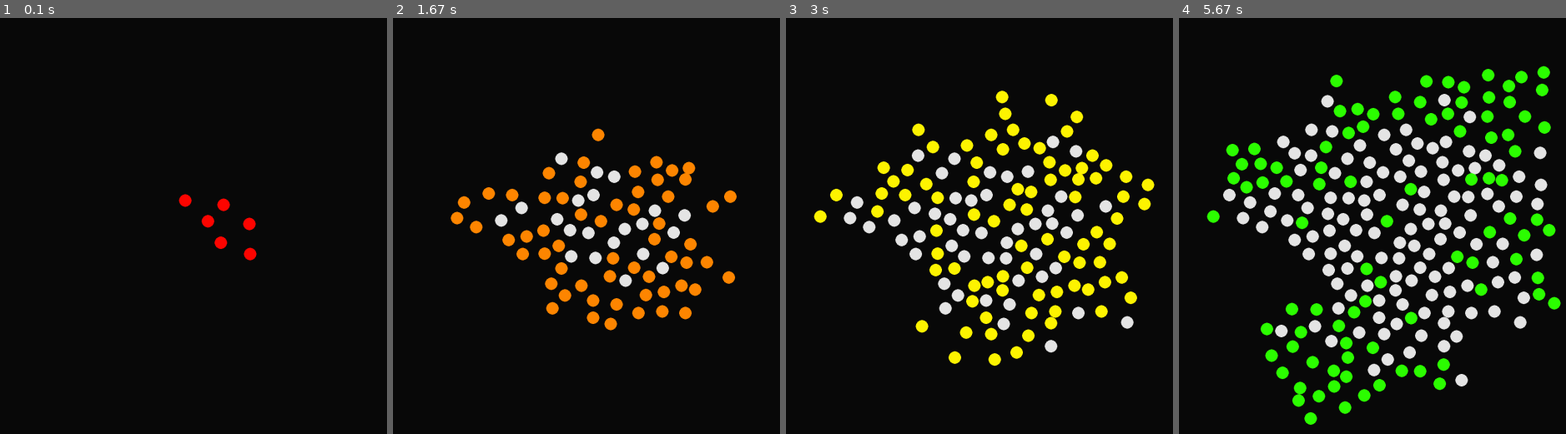
Above: before the commit, frames 1-4 (left to right).
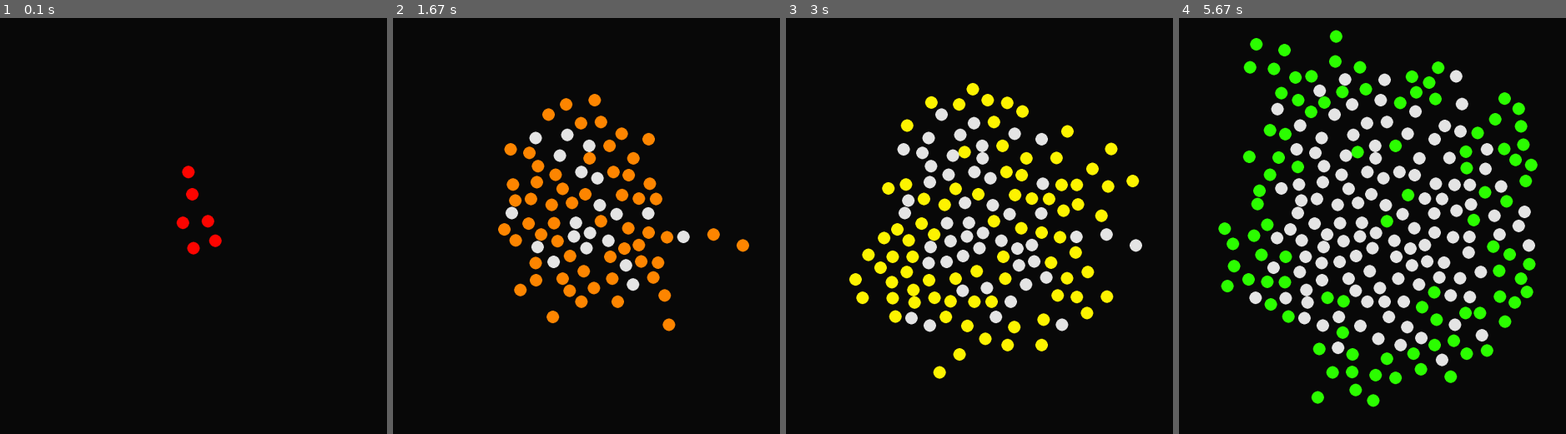
Above: after the commit, the same moments.

Repository: Josephbakulikira/Poisson-Disc-Sampling-with-pygame
Game: pygame game, started from main.py
Two runs of this game, one before a commit and one after it. Both use one fixed random seed, a clock stepped at 60 frames per second and the inputs below.
Inputs:
- Up to frame 1 (0.1 s): no input
- Up to frame 2 (1.67 s): no input
- Up to frame 3 (3 s): no input
- Up to frame 4 (5.67 s): no input

The runs differ from the first frame. In frame 1, 0.7% of the frame differs, in the area x 45-67%, y 35-59%; in frame 2, 11%; in frame 3, 18%; in frame 4, 29%, in the area x 7-99%, y 2-98%.

Commit message:
add Vector2 class

Diff:
--- /dev/null
+++ b/Sample.py
@@ -0,0 +1,17 @@
+import math
+class Vector2:
+    def __init__(self, x, y):
+        self.x = x
+        self.y = y
+    def normalize_vector(self):
+        magnitude = math.sqrt(self.x * self.x + self.y * self.y)
+        self.x = self.x/magnitude
+        self.y = self.y/magnitude
+
+
+    def set_magnitude(self, new_magnitude):
+        self.normalize_vector()
+        x = self.x * new_magnitude
+        y = self.y * new_magnitude
+
+        return Vector2(x, y)
--- a/disc.py
+++ /dev/null
@@ -1,4 +0,0 @@
-class Disc:
-    def __init__(self, x, y):
-        self.x = x
-        self.y = y
--- a/main.py
+++ b/main.py
@@ -2,7 +2,7 @@
 import os
 import math
 import random
-from disc import Disc
+from Sample import Vector2
 import colorsys
 
 os.environ["SDL_VIDEO_CENTERED"]='1'
@@ -16,6 +16,7 @@
 clock = pygame.time.Clock()
 fps = 60
 
+screen_offset = 2
 r = 40
 k = 30
 
@@ -23,17 +24,17 @@
 
 x = random.randint(50, width-50)
 y = random.randint(50, height-50)
-position = Disc(x, y)
+position = Vector2(x, y)
 
-cl = math.floor(x/w)
-rw = math.floor(y/w)
-columns = math.floor(width/w)
-rows = math.floor(height/w)
+cl = math.ceil(x/w)
+rw = math.ceil(y/w)
+columns = math.ceil(width/w)
+rows = math.ceil(height/w)
 active_list = []
-grid = [i for i in range(math.floor(columns * rows))]
-for i in range(math.floor(columns * rows)):
+grid = [i for i in range(math.ceil(columns * rows))]
+for i in range(math.ceil(columns * rows)):
     grid[i] = None
-grid[math.floor(cl+rw*columns)] = position
+grid[math.ceil(cl+rw*columns)] = position
 active_list.append(position)
 
 def list_splice(target, start, delete_count=None, *items):
@@ -60,29 +61,24 @@
         current_position = active_list[randIndex]
         found = False
         for n in range(k):
-            x_offset = random.uniform(-1, 1)
-            y_offset = random.uniform(-1, 1)
-            magnitude = math.sqrt(x_offset * x_offset + y_offset * y_offset)
+            offset = Vector2(random.uniform(-2, 2), random.uniform(-2, 2))
             new_magnitude = random.randint(r, r*2)
-            normal_vx = x_offset /magnitude
-            normal_vy = y_offset /magnitude
-            vx = normal_vx * new_magnitude
-            vy = normal_vy * new_magnitude
-            vx += current_position.x
-            vy += current_position.y
+            offset = offset.set_magnitude(new_magnitude)
+            offset.x = offset.x + current_position.x
+            offset.y = offset.y + current_position.y
 
-            col = math.floor(vx/w)
-            row = math.floor(vy/w)
+            col = math.ceil(offset.x/w)
+            row = math.ceil(offset.y/w)
 
-            if row < rows and col < columns and row > 0 and col > 0:
+            if row < rows-screen_offset and col < columns-screen_offset and row > screen_offset and col > screen_offset:
                 checker = True
                 for i in range(-1, 2):
                     for j in range(-1, 2):
-                        index = math.floor( col + i + (row+j) * columns)
+                        index = math.ceil( col + i + (row+j) * columns)
                         if index <= len(grid)-1:
                             neighbour = grid[index];
                             if neighbour is not None:
-                                dist = math.sqrt((vx - neighbour.x) ** 2 + (vy - neighbour.y) ** 2)
+                                dist = math.sqrt((offset.x - neighbour.x) ** 2 + (offset.y - neighbour.y) ** 2)
                                 if dist < r:
                                     checker = False
                         else:
@@ -90,17 +86,17 @@
 
                 if checker is True:
                     found = True
-                    grid[math.floor(col + row * columns)] = Disc(vx, vy)
-                    active_list.append(Disc(vx, vy))
+                    grid[math.ceil(col + row * columns)] = Vector2(offset.x, offset.y)
+                    active_list.append(Vector2(offset.x, offset.y))
                     break
         if found is not True:
             list_splice(active_list, randIndex+1, 1)
 
     for cell in grid:
         if cell is not None:
-            pygame.draw.circle(screen, white, (math.floor(cell.x), math.floor(cell.y)), 16)
+            pygame.draw.circle(screen, white, (math.ceil(cell.x), math.ceil(cell.y)), 16)
     for disk in active_list:
-        pygame.draw.circle(screen, hsv_to_rgb(hue, 1, 1), (math.floor(disk.x), math.floor(disk.y)), 16)
+        pygame.draw.circle(screen, hsv_to_rgb(hue, 1, 1), (math.ceil(disk.x), math.ceil(disk.y)), 16)
     pygame.display.update()
     hue += 0.0009
 pygame.quit()
